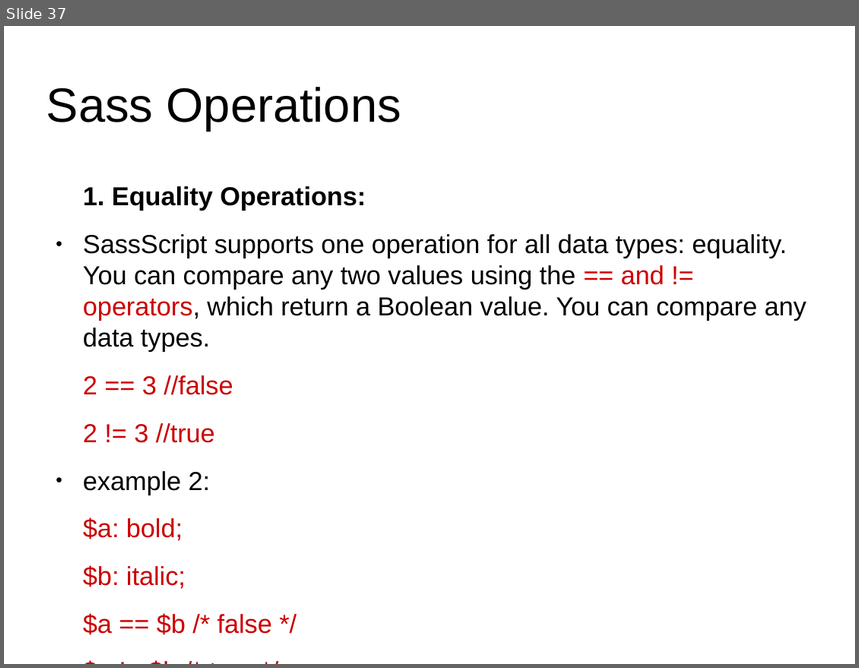
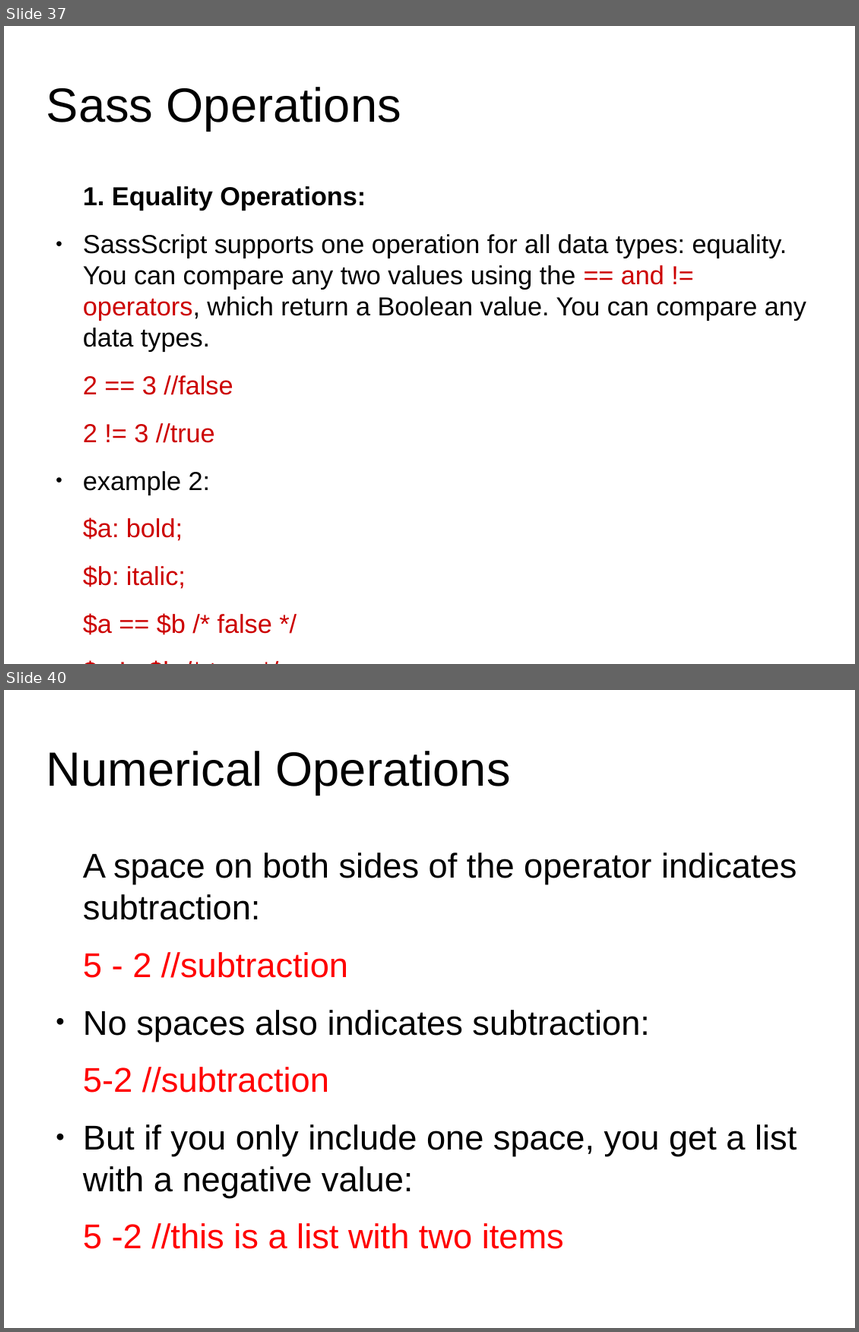
Before and after one commit to anumsh/SASS-Basics, a slide deck: SASS_basics.odp. Shown one above the other, each under a label of ours: slide 37 before the commit, slides 37 and 40 after it; the slides between them are not shown. The pictures are 859x668 and 859x1332 pixels, drawn with LibreOffice and Linux fonts; fonts in the diff are those of the drawing; background and template pictures are left out. Boxes give left, top, right and bottom in pixels: in the first picture for what was removed or moved away, otherwise in the second. Text is boxed around its words. In the diff, an @@ line names an element or a change of style, - is before the commit and + after.

Commit message:
feat: Sass Operations - string,color,comparison

```diff
--- a/SASS_basics.odp
+++ b/SASS_basics.odp
@@ slide 40 added at [4, 690, 855, 1328], background #FFFFFF @@
@@ title added at [47, 751, 511, 795], 44.8 pt, text #000000 @@
+Numerical Operations
@@ text added at [83, 853, 797, 1249], 32.1 pt, text #000000 @@
+A space on both sides of the operator indicates subtraction:
+5 - 2 //subtraction
+● No spaces also indicates subtraction:
+5-2 //subtraction
+● But if you only include one space, you get a list with a negative value:
+5 -2 //this is a list with two items
```
Also in this commit, not shown: 1 slide changed, 5 other slides added.
